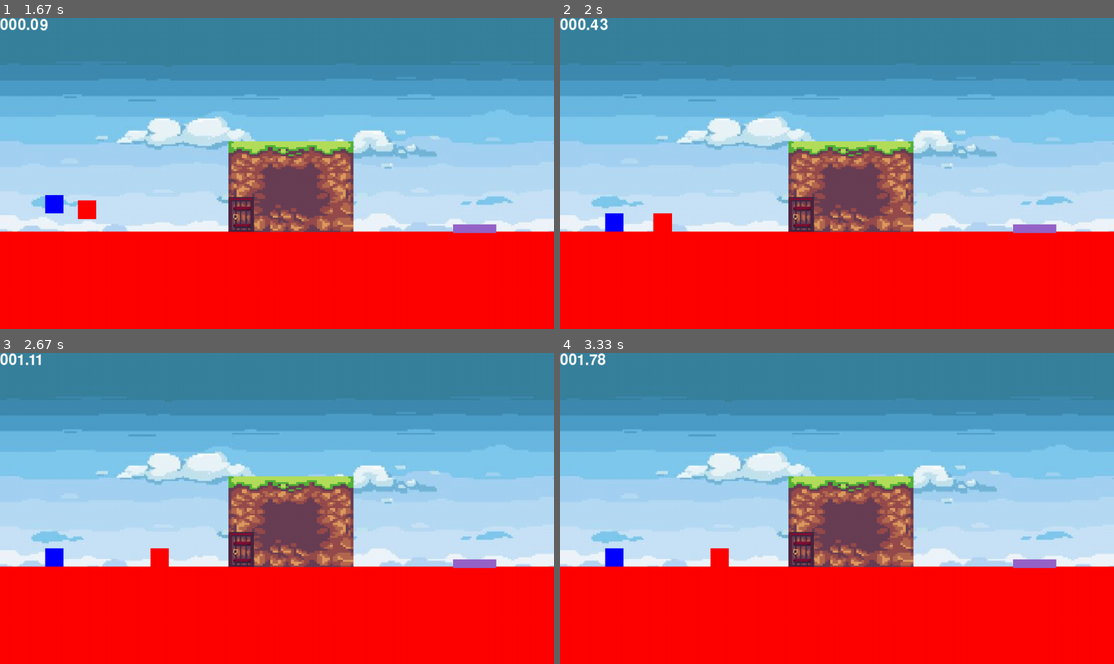
Above: before the commit, frames 1-4 (two rows, left to right).
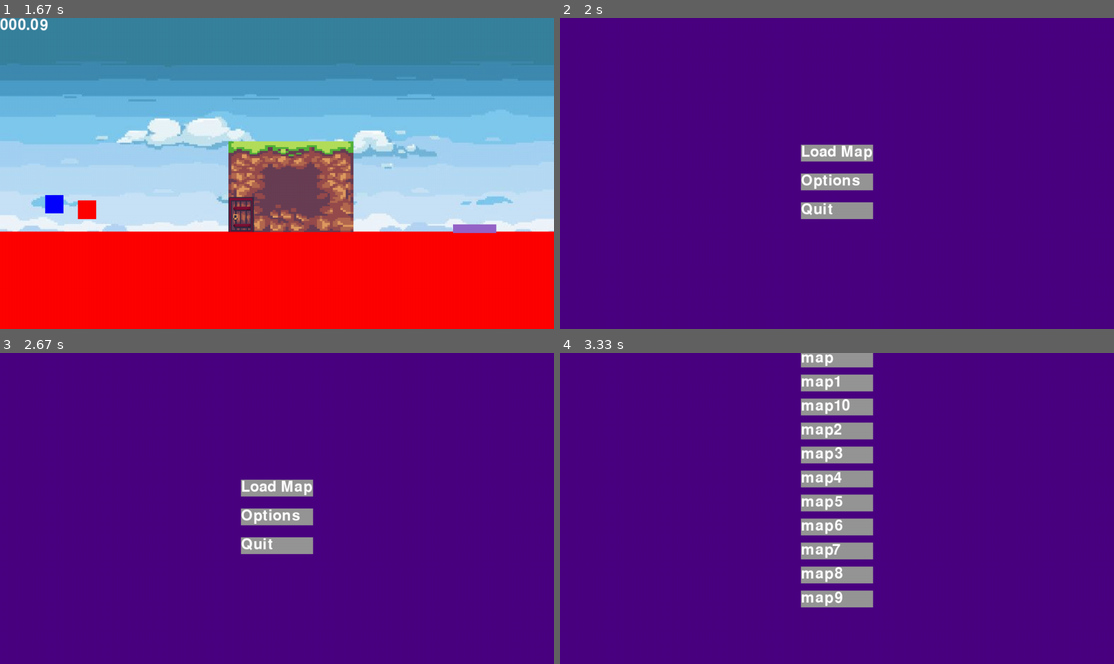
Above: after the commit, the same moments.

Repository: EvannBerthou/PygamePlatformer
Game: pygame game, started from main.py
Two runs of this game, one before a commit and one after it. Both use one fixed random seed, a clock stepped at 60 frames per second and the inputs below.
Inputs (mouse positions are in pixels of both pictures, inside the frame that each line leads up to):
- Up to frame 1 (1.67 s): hold Esc 0.33-0.8 s; hold Right 0.33-0.8 s; press the mouse at (277, 182) at 0.92 s; move the mouse to (310, 192) at 1.02 s; release the mouse at (343, 198) at 1.15 s; press the mouse at (277, 151) at 1.25 s; move the mouse to (238, 173) at 1.35 s; release the mouse at (204, 195) at 1.48 s; press the mouse at (277, 167) at 1.58 s
- Up to frame 2 (2 s): move the mouse to (892, 173) at 1.68 s; release the mouse at (942, 176) at 1.82 s; hold Esc from 1.88 s (still down); hold Right from 1.88 s (still down); move the mouse to (670, 80) at 1.92 s
- Up to frame 3 (2.67 s): release Esc at 2.35 s; release Right at 2.35 s
- Up to frame 4 (3.33 s): move the mouse to (837, 486) at 2.98 s; press the mouse at (837, 486) at 3.02 s; move the mouse to (820, 483) at 3.12 s; release the mouse at (803, 480) at 3.25 s

Frame 1 is identical in both runs. In frame 2, 100% of the frame differs, in the area x 0-100%, y 0-100%; in frame 3, 100%; in frame 4, 100%.

Commit message:
(#189) Pressing ESCAPE key goes back to main menu

Diff:
--- a/main.py
+++ b/main.py
@@ -39,6 +39,9 @@
             for event in events:
                 if event.type == QUIT:
                     self.running = False
+                if event.type == KEYDOWN:
+                    if event.key == K_ESCAPE:
+                        if self.game_state == GameState.IN_GAME: self.load_main_menu()
 
             if self.game_state == GameState.MAIN_MENU:
                 self.main_menu.update(mouse_position, mouse_pressed, mouse_rel, events)
@@ -70,5 +73,10 @@
         self.level_manager = LevelManager((self.DESING_W, self.DESING_H), map_name)
         self.game_state = GameState.IN_GAME
 
+    def load_main_menu(self):
+        self.level_manager = None
+        self.main_menu = MainMenu(self)
+        self.game_state = GameState.MAIN_MENU
+
 game = Game()
 game.run()
